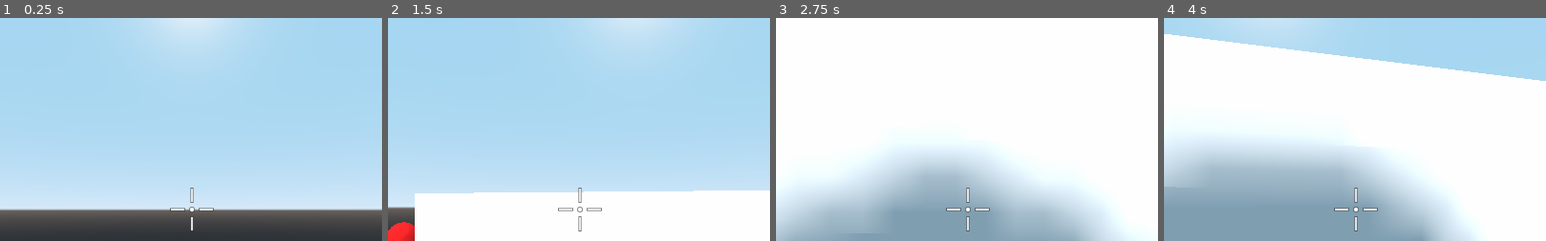
Above: before the commit, frames 1-4 (left to right).
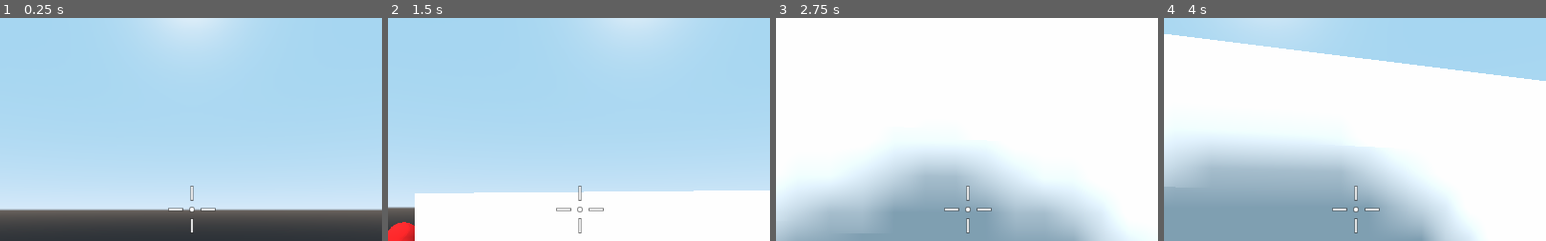
Above: after the commit, the same moments.

Repository: cedmundo/tutorial-fps
Game: Godot game, scene res://Main.tscn
Same seed, same stepped clock (60 frames per second), same inputs: the game is played once before the commit and once after it.
Inputs (mouse positions are % of the whole screen's width and height, from its top left):
- Up to frame 1 (0.25 s): no input
- Up to frame 2 (1.5 s): move the mouse to (55, 50) at 0.52 s; hold W (forward) from 0.53 s (still down); right-click (55, 50) at 0.6 s; tap Space (jump) at 0.77 s; move the mouse to (45, 50) at 1.27 s; click (45, 50) at 1.35 s
- Up to frame 3 (2.75 s): keep holding W (forward); tap Space (jump) at 1.52 s; move the mouse to (52, 48) at 2.02 s; hold Shift (sprint) from 2.03 s (still down)
- Up to frame 4 (4 s): keep holding W (forward); move the mouse to (49, 52) at 2.77 s; release Shift (sprint) at 2.78 s; right-click (49, 52) at 2.85 s; tap Space (jump) at 3.02, 3.77 s; move the mouse to (57, 51) at 3.52 s; click (57, 51) at 3.6 s
The pictures show only the part of the screen within x 25-75%, y 7-57%; the shares and areas given below are measured in that part.

The runs differ from the first frame. In frame 1, less than 0.1% of the frame differs, in the area x 44-57%, y 75-97%; in frame 2, less than 0.1%; in frame 3, less than 0.1%; in frame 4, less than 0.1%.

Commit message:
Implement crosshair precision and viz

Diff:
--- /dev/null
+++ b/Crosshair.gd
@@ -0,0 +1,23 @@
+extends VBoxContainer
+
+export(float, 1.0, 100.0) var accuracy = 100.0
+export(float) var min_sparse = 0.1
+export(float) var max_sparse = 1.5
+
+onready var top_bar = $TopBar
+onready var bottom_bar = $BottomBar
+onready var left_bar = $Center/LeftBar
+onready var right_bar = $Center/RightBar
+
+func _process(_delta):
+	var mapped_accuracy = (
+		_remap_value(clamp(accuracy, 1.0, 100.0), 100.0, 1.0, min_sparse, max_sparse)
+	)
+	top_bar.anchor_top = -mapped_accuracy
+	bottom_bar.anchor_bottom = mapped_accuracy
+
+	left_bar.anchor_left = -mapped_accuracy
+	right_bar.anchor_right = mapped_accuracy
+
+func _remap_value(value, low1, high1, low2, high2):
+	return low2 + (value - low1) * (high2 - low2) / (high1 - low1)
--- a/Player.tscn
+++ b/Player.tscn
@@ -1,9 +1,10 @@
-[gd_scene load_steps=10 format=2]
+[gd_scene load_steps=11 format=2]
 
 [ext_resource path="res://Player.gd" type="Script" id=1]
 [ext_resource path="res://assets/crosshair_dot.svg" type="Texture" id=2]
 [ext_resource path="res://assets/crosshair_vertical_bar.svg" type="Texture" id=3]
 [ext_resource path="res://assets/crosshair_horizontal_bar.svg" type="Texture" id=4]
+[ext_resource path="res://Crosshair.gd" type="Script" id=5]
 
 [sub_resource type="SpatialMaterial" id=1]
 albedo_color = Color( 0.411765, 0.447059, 0.580392, 1 )
@@ -104,6 +105,7 @@
 margin_right = 29.0
 margin_bottom = 29.0
 alignment = 1
+script = ExtResource( 5 )
 __meta__ = {
 "_edit_use_anchors_": false
 }
